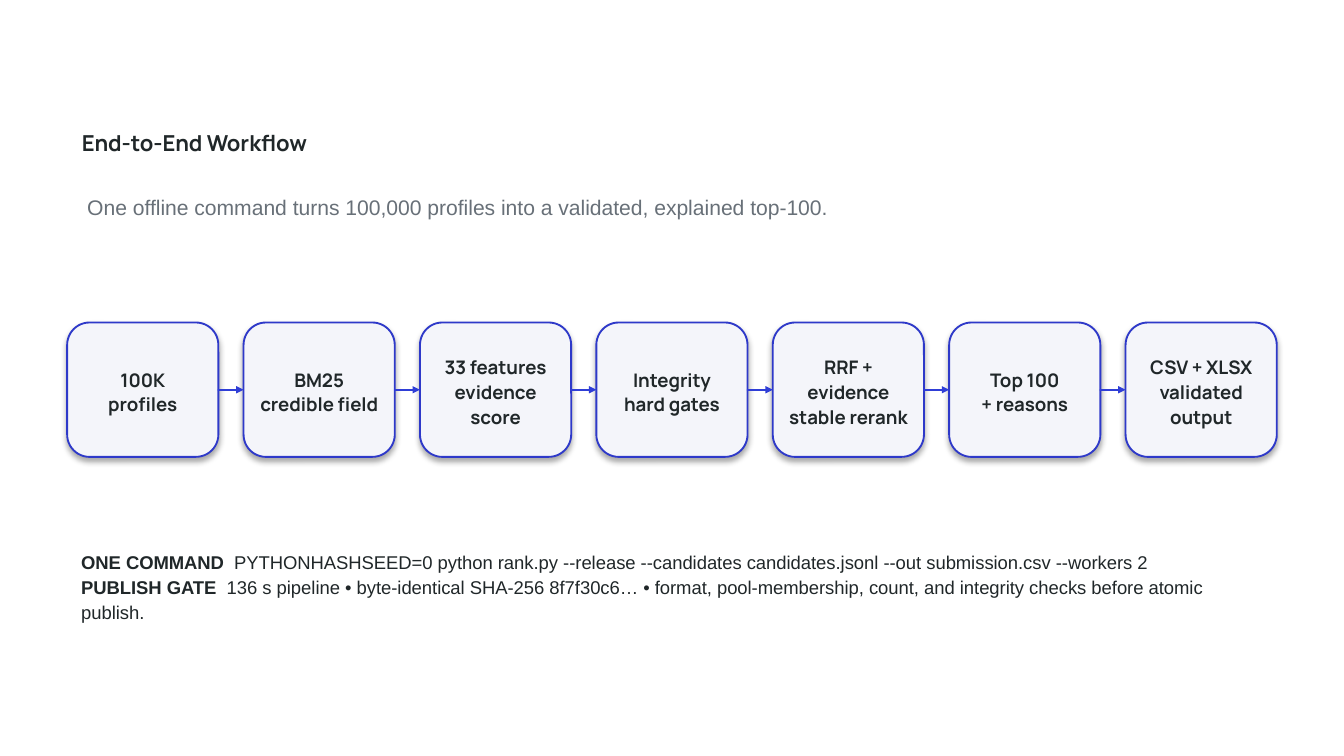
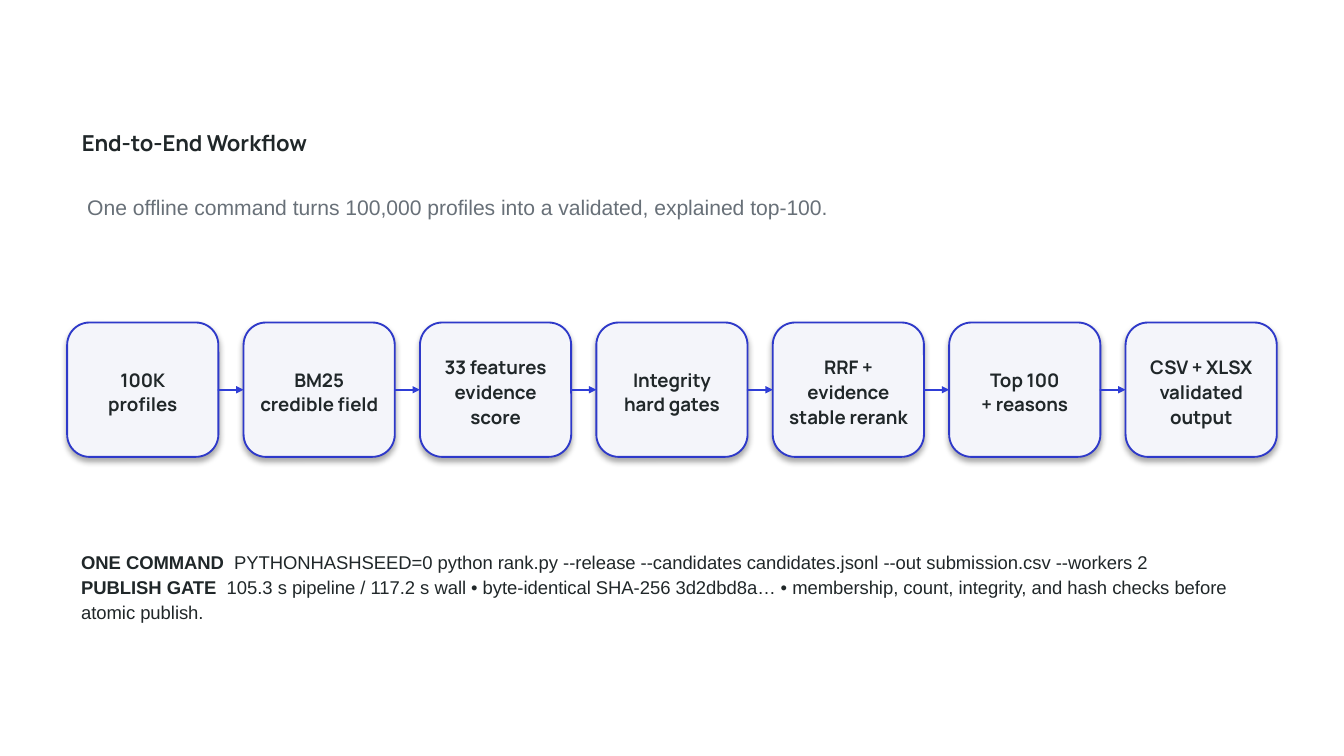
Before and after one commit to bansalbhunesh/redrob-hirefit-ranker, a slide deck: slide 6 of docs/HireFit_Submission_Deck.pptx. Drawn at 1344x756 pixels with LibreOffice and Linux fonts; fonts in the diff are those of the drawing; background and template pictures are left out. Boxes give left, top, right and bottom in pixels: in the first picture for what was removed or moved away, otherwise in the second. Text is boxed around its words. In the diff, an @@ line names an element or a change of style, - is before the commit and + after.

Commit message:
harden cross-field integrity release

```diff
--- a/docs/HireFit_Submission_Deck.pptx
+++ b/docs/HireFit_Submission_Deck.pptx
@@ text at [81, 580, 1227, 623]: text changed @@
-PUBLISH GATE 136 s pipeline • byte-identical SHA-256 8f7f30c6… • format, pool-membership, count, and integrity checks before atomic publish.
+PUBLISH GATE 105.3 s pipeline / 117.2 s wall • byte-identical SHA-256 3d2dbd8a… • membership, count, integrity, and hash checks before atomic publish.
```
Also in this commit, not shown: 4 other slides changed, 36 other files.
